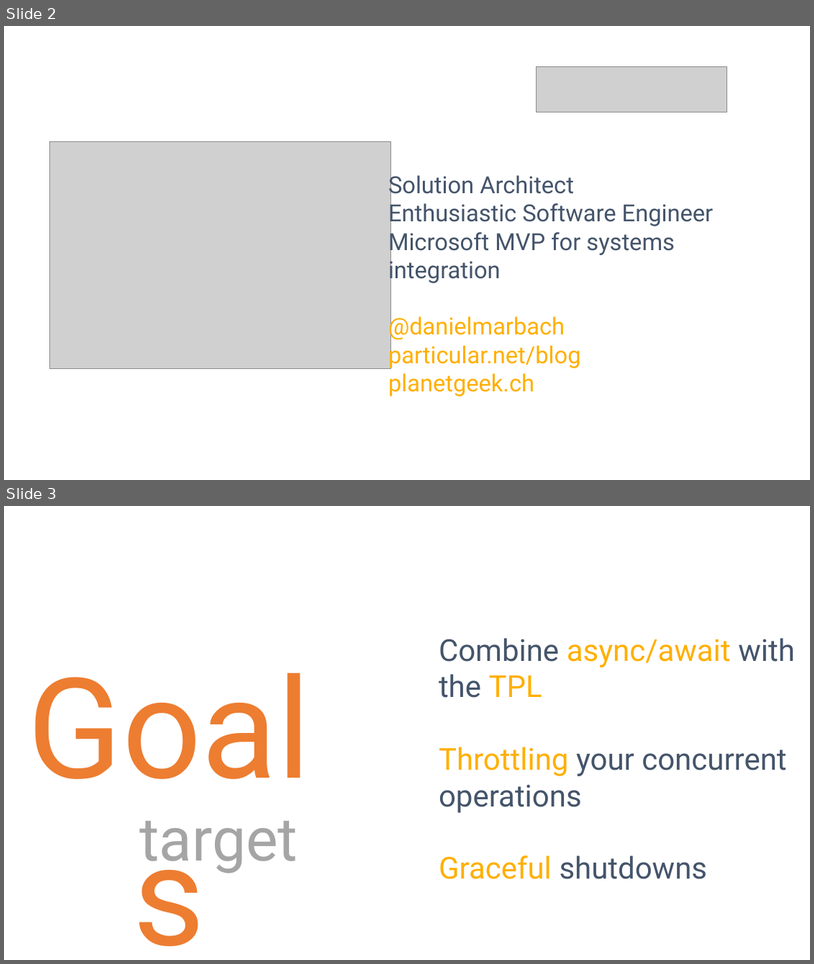
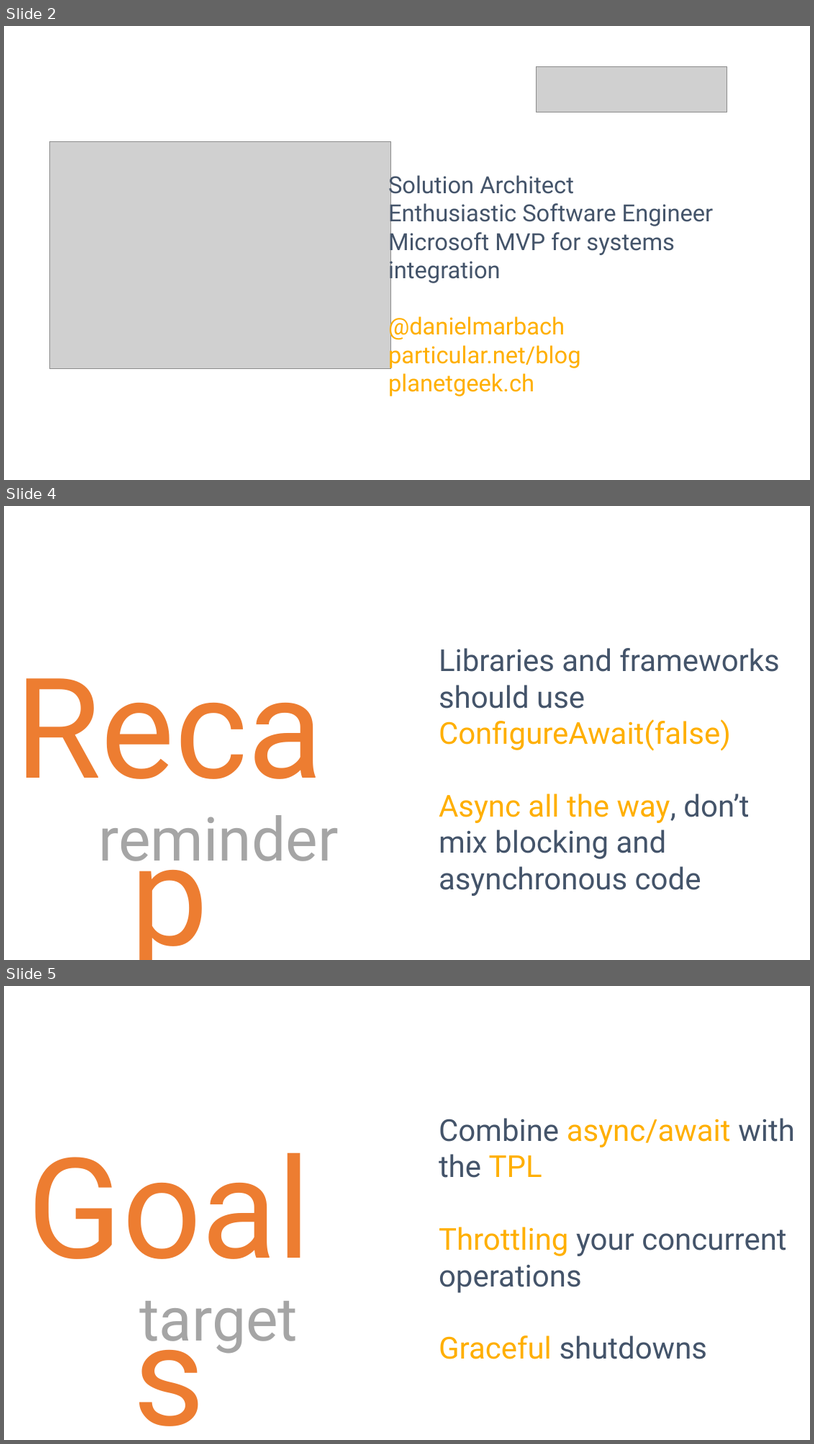
Before and after one commit to danielmarbach/03-03-2016-AsyncWebinar, a slide deck: webinar.pptx. Shown one above the other, each under a label of ours: slides 2 and 3 before the commit, slides 2, 4 and 5 after it; the slides between them are not shown. The pictures are 814x964 and 814x1444 pixels, drawn with LibreOffice and Linux fonts; fonts in the diff are those of the drawing; grey boxes stand for pictures. Boxes give left, top, right and bottom in pixels: in the first picture for what was removed or moved away, otherwise in the second. Text is boxed around its words. In the diff, an @@ line names an element or a change of style, - is before the commit and + after.

Commit message:
Recap added

```diff
--- a/webinar.pptx
+++ b/webinar.pptx
@@ slide 4 added at [4,506,810,960], background #FFFFFF @@
@@ text added at [4,636,335,811], 166 pt, text #ED7D31 @@
+Recap
@@ text added at [439,648,779,896], 36 pt, text #44546A @@
+Libraries and frameworks should use ConfigureAwait(false)
+Async all the way, don’t mix blocking and asynchronous code
@@ text added at [99,815,339,875], 72 pt, text #A5A5A5 @@
+reminder
@@ what was slide 3 is now slide 5 @@
```
Also in this commit, not shown: 1 other slide added, 1 other file.
